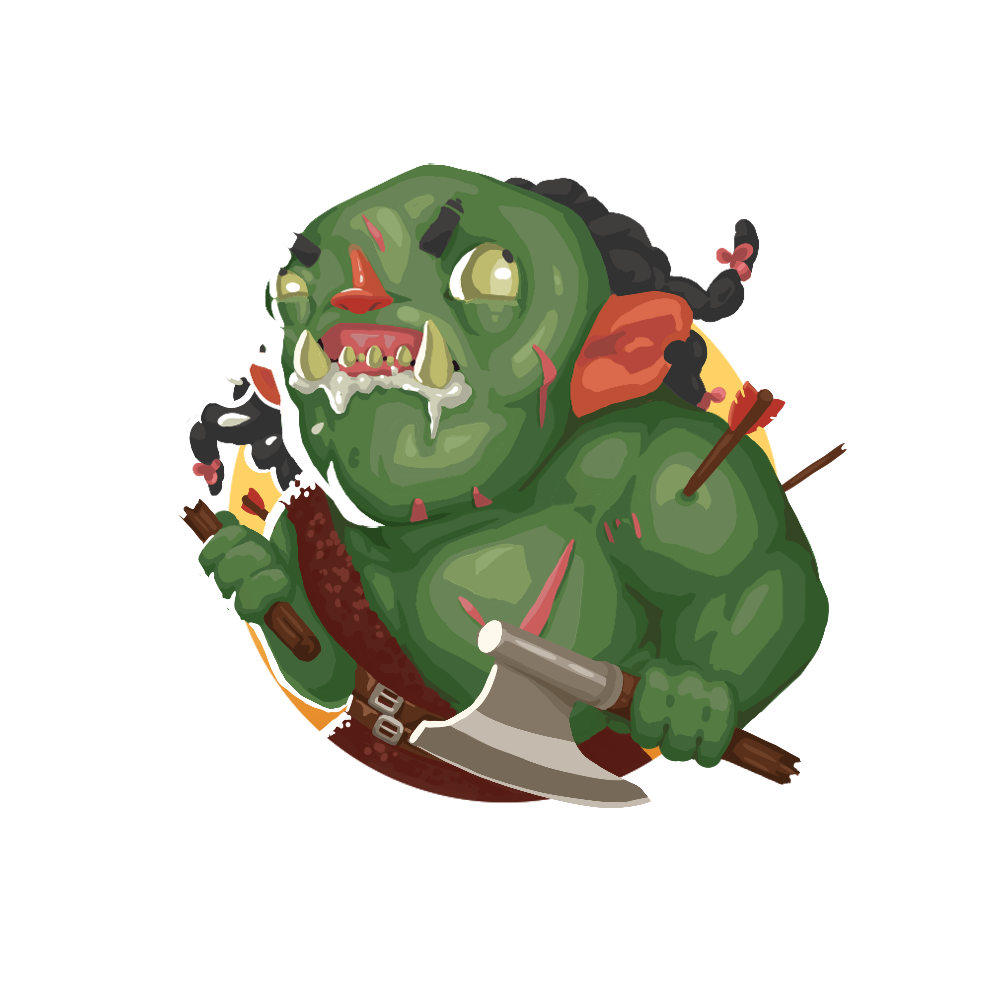
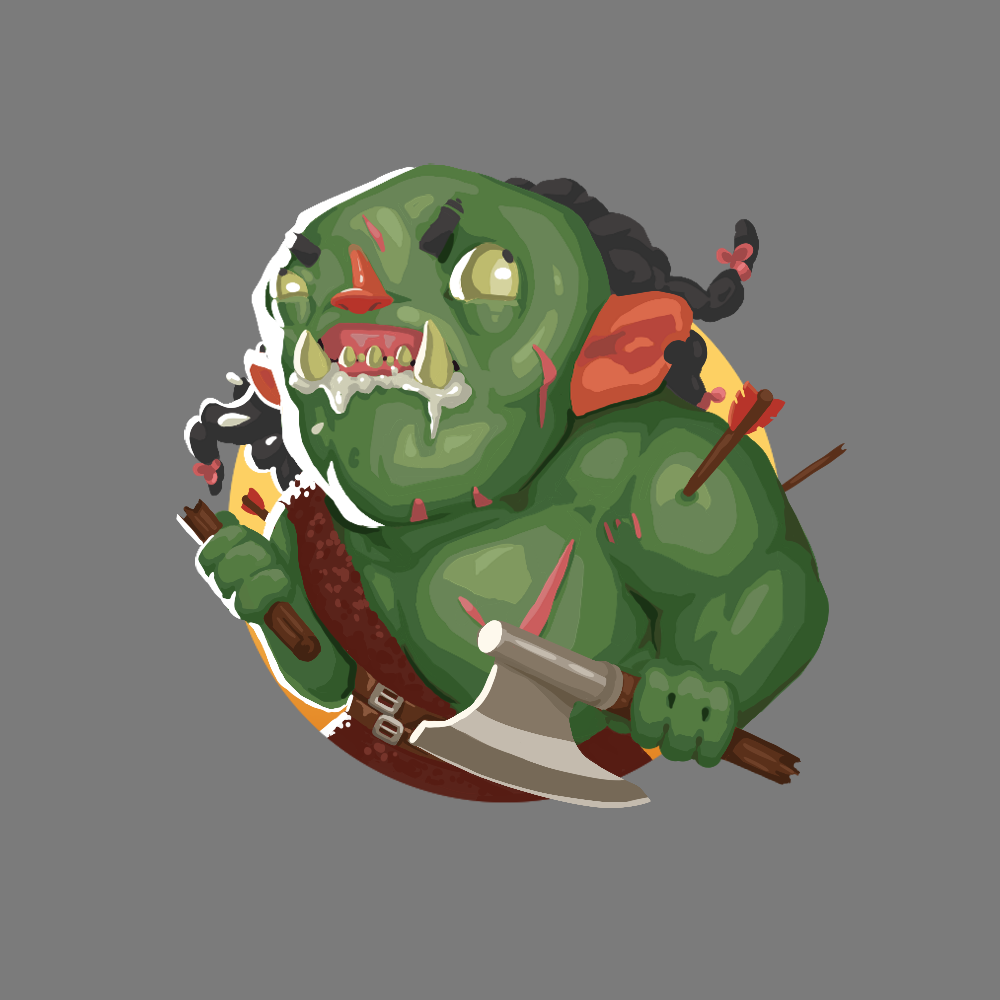
Before/after of a 1000 × 1000 layered artwork. What changed in the layer stack:
painted on "Layer 24(pasted)" over [208,174,784,814]
showed "Pasted Layer #1" over [0,0,1000,1000]
